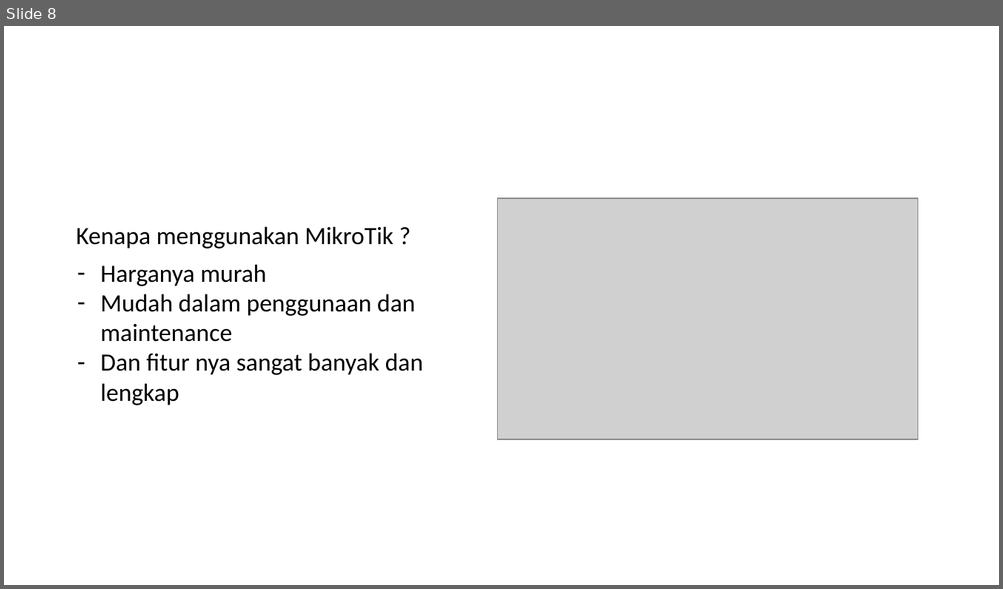
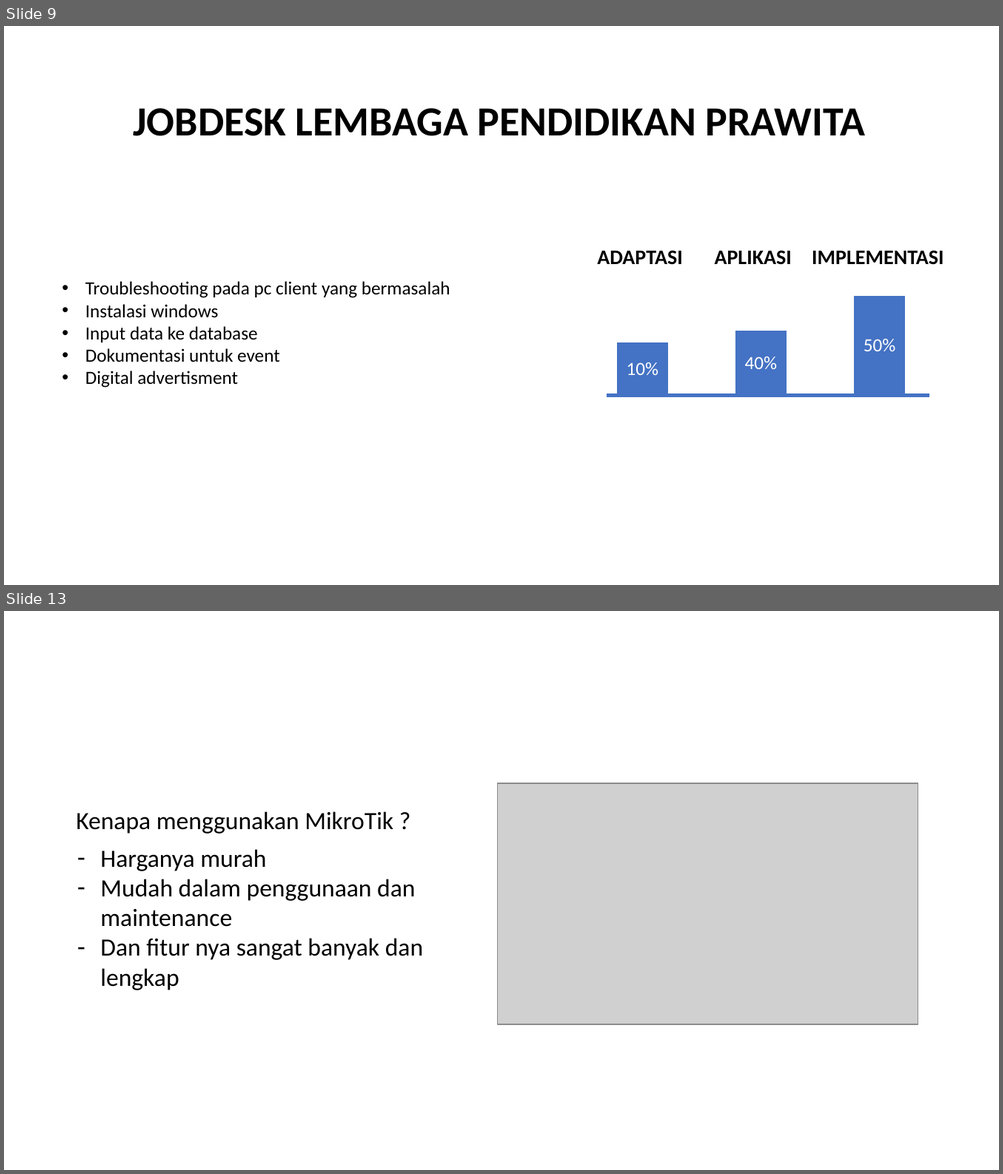
Before and after one commit to wisnushaputra/private-repo, a slide deck: Wisnu.pptx. Shown one above the other, each under a label of ours: slide 8 before the commit, slides 9 and 13 after it; the slides between them are not shown. The pictures are 1003x589 and 1003x1174 pixels, drawn with LibreOffice and Linux fonts; fonts in the diff are those of the drawing; grey boxes stand for pictures. Boxes give left, top, right and bottom in pixels: in the first picture for what was removed or moved away, otherwise in the second. Text is boxed around its words. In the diff, an @@ line names an element or a change of style, - is before the commit and + after.

```diff
--- a/Wisnu.pptx
+++ b/Wisnu.pptx
@@ slide 9 added at bbox=[4, 26, 999, 585], background #FFFFFF @@
@@ text added at bbox=[133, 108, 865, 136], 40 pt, text #000000, bold @@
+JOBDESK LEMBAGA PENDIDIKAN PRAWITA
@@ text added at bbox=[597, 250, 682, 265], 20 pt, text #000000, bold @@
+ADAPTASI
@@ text added at bbox=[714, 250, 791, 265], 20 pt, text #000000, bold @@
+APLIKASI
@@ text added at bbox=[811, 250, 943, 264], 20 pt, text #000000, bold @@
+IMPLEMENTASI
@@ text added at bbox=[85, 281, 450, 388], 18 pt, text #000000 @@
+• Troubleshooting pada pc client yang bermasalah
+• Instalasi windows
+• Input data ke database
+• Dokumentasi untuk event
+• Digital advertisment
@@ rectangle added at bbox=[854, 296, 905, 393], fill #4472C4, 18 pt, text #FFFFFF @@
+50%
@@ rectangle added at bbox=[735, 331, 787, 394], fill #4472C4, 18 pt, text #FFFFFF @@
+40%
@@ rectangle added at bbox=[617, 343, 668, 394], fill #4472C4, 18 pt, text #FFFFFF @@
+10%
@@ rectangle added at bbox=[607, 394, 929, 397], fill #4472C4 @@
@@ what was slide 8 is now slide 13 @@
```
Also in this commit, not shown: 5 slides changed, 8 other slides added, 2 slides removed, 1 other file.
